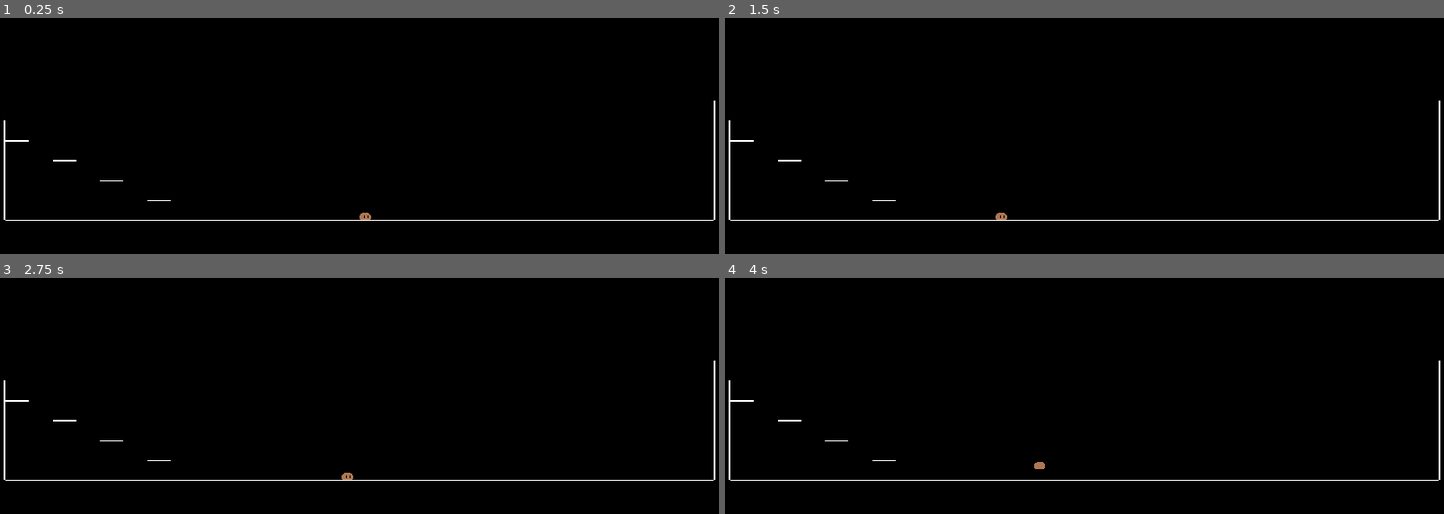
Above: before the commit, frames 1-4 (two rows, left to right).
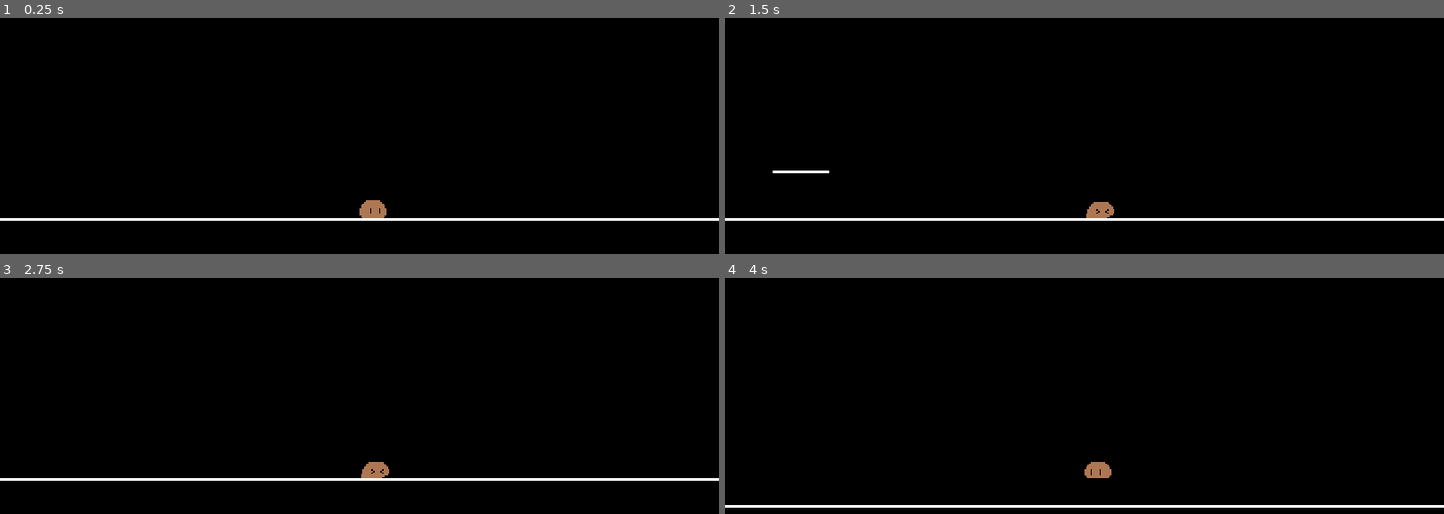
Above: after the commit, the same moments.

Repository: ThomasRieger/Tower-Game
Game: Godot game, scene res://main/World.tscn
Two runs of this game, one before a commit and one after it. Both use one fixed random seed, a clock stepped at 60 frames per second and the inputs below.
Inputs:
- Up to frame 1 (0.25 s): no input
- Up to frame 2 (1.5 s): tap Enter at 0.5 s; hold A (a) 0.53-1.28 s; tap Space (jump) at 0.77, 1.07 s; tap D (d) at 0.8, 1.35 s
- Up to frame 3 (2.75 s): tap Space (jump) at 1.52, 1.82, 2.3 s; tap Shift (dash) at 1.55, 2.1 s
- Up to frame 4 (4 s): tap Space (jump) at 2.85, 3.02, 3.32, 3.5, 3.77 s; tap A (a) at 3.05 s; hold A (a) from 3.53 s (still down); tap D (d) at 3.8 s

The runs differ from the first frame. In frame 1, 1.3% of the frame differs, in the area x 0-100%, y 34-86%; in frame 2, 1.4%; in frame 3, 1.3%; in frame 4, 2.1%, in the area x 0-100%, y 34-98%.

Commit message:
Adjust and optimizing Movements

Diff:
--- a/Player/Player.gd
+++ b/Player/Player.gd
@@ -1,10 +1,10 @@
 extends CharacterBody2D
 
-const SPEED = 100.0
+const SPEED = 50.0
 const JUMP_VELOCITY = -250.0
 const GRAVITY = 500.0
 const FALL_MULTIPLIER = 1.5
-const DASH_SPEED = 400.0
+const DASH_SPEED = 300.0
 const DASH_LENGHT = 0.1
 
 @onready var dash = $Dash
@@ -50,12 +50,22 @@
 	# movement
 	var direction := Input.get_axis("a", "d")
 	if direction != 0:
-		velocity.x += direction * effective_speed * delta *10
+		velocity.x += direction * SPEED * delta *10
+
+		print(velocity.x)
 		facing_direction = direction
 		if facing_direction == -1:
 			sprite.flip_h = true
+			if dash.is_dashing():
+				velocity.x = -effective_speed
+			else:
+				velocity.x = max(velocity.x , -200)
 		else:
 			sprite.flip_h = false
+			if dash.is_dashing():
+				velocity.x = effective_speed
+			else:
+				velocity.x = min(velocity.x , 200)
 		walk()
 
 	else:
@@ -63,11 +73,12 @@
 			var face = facing_direction
 			velocity.x = face * DASH_SPEED
 		else:
-			velocity.x = move_toward(velocity.x, 0, effective_speed)
-			sprite.play("Idle")
-
+			velocity.x = move_toward(velocity.x, 0, SPEED * delta * 10)
+			if velocity.x != 0:
+				sprite.play("Stoping")
+			else:
+				sprite.play("Idle")
 	move_and_slide()
-
 func jump():
 	velocity.y = JUMP_VELOCITY
 	wall_jump()
@@ -80,12 +91,12 @@
 	if is_on_wall() and Input.is_action_pressed("a"):
 		velocity.y = JUMP_VELOCITY
 		# left
-		velocity.x = 200
+		velocity.x = 100
 		print(velocity)
 	elif is_on_wall() and Input.is_action_pressed("d"):
 		velocity.y = JUMP_VELOCITY
 		# right
-		velocity.x = -200
+		velocity.x = -100
 		print(velocity)
 
 func walk():
--- a/Player/Player.tscn
+++ b/Player/Player.tscn
@@ -18,10 +18,6 @@
 [sub_resource type="AtlasTexture" id="AtlasTexture_p0jim"]
 atlas = ExtResource("3_au3ie")
 region = Rect2(32, 128, 32, 32)
-
-[sub_resource type="AtlasTexture" id="AtlasTexture_o6rf6"]
-atlas = ExtResource("3_au3ie")
-region = Rect2(0, 160, 32, 32)
 
 [sub_resource type="AtlasTexture" id="AtlasTexture_at82s"]
 atlas = ExtResource("3_au3ie")
@@ -63,9 +59,6 @@
 "frames": [{
 "duration": 1.0,
 "texture": SubResource("AtlasTexture_p0jim")
-}, {
-"duration": 1.0,
-"texture": SubResource("AtlasTexture_o6rf6")
 }],
 "loop": false,
 "name": &"Stoping",
@@ -108,5 +101,6 @@
 position = Vector2(9, -12)
 sprite_frames = SubResource("SpriteFrames_do8vf")
 animation = &"Stoping"
+frame_progress = 1.0
 
 [connection signal="animation_finished" from="AnimatedSprite2D" to="." method="_on_animated_sprite_2d_animation_finished"]
--- a/main/World.tscn
+++ b/main/World.tscn
@@ -292,10 +292,9 @@
 
 [node name="CharacterBody2D" parent="." instance=ExtResource("1_qnndc")]
 
+[node name="Camera2D" type="Camera2D" parent="CharacterBody2D"]
+
 [node name="TileMapLayer" type="TileMapLayer" parent="."]
 scale = Vector2(2.34545, 1.98335)
 tile_map_data = PackedByteArray("AAD2/wAAAAAAAAAAAAD3/wAAAAAAAAAAAAD4/wAAAAAAAAAAAAD5/wAAAAAAAAAAAAD6/wAAAAAAAAAAAAD7/w …(640 unchanged characters)…
 tile_set = SubResource("TileSet_01q7u")
-
-[node name="Camera2D" type="Camera2D" parent="."]
-zoom = Vector2(0.42, 0.42)
--- a/project.godot
+++ b/project.godot
@@ -59,4 +59,5 @@
 [rendering]
 
 textures/canvas_textures/default_texture_filter=0
-renderer/rendering_method="mobile"
+renderer/rendering_method="gl_compatibility"
+renderer/rendering_method.mobile="gl_compatibility"
Not shown: 1 places in Player/Player.tscn that only renumber resources
